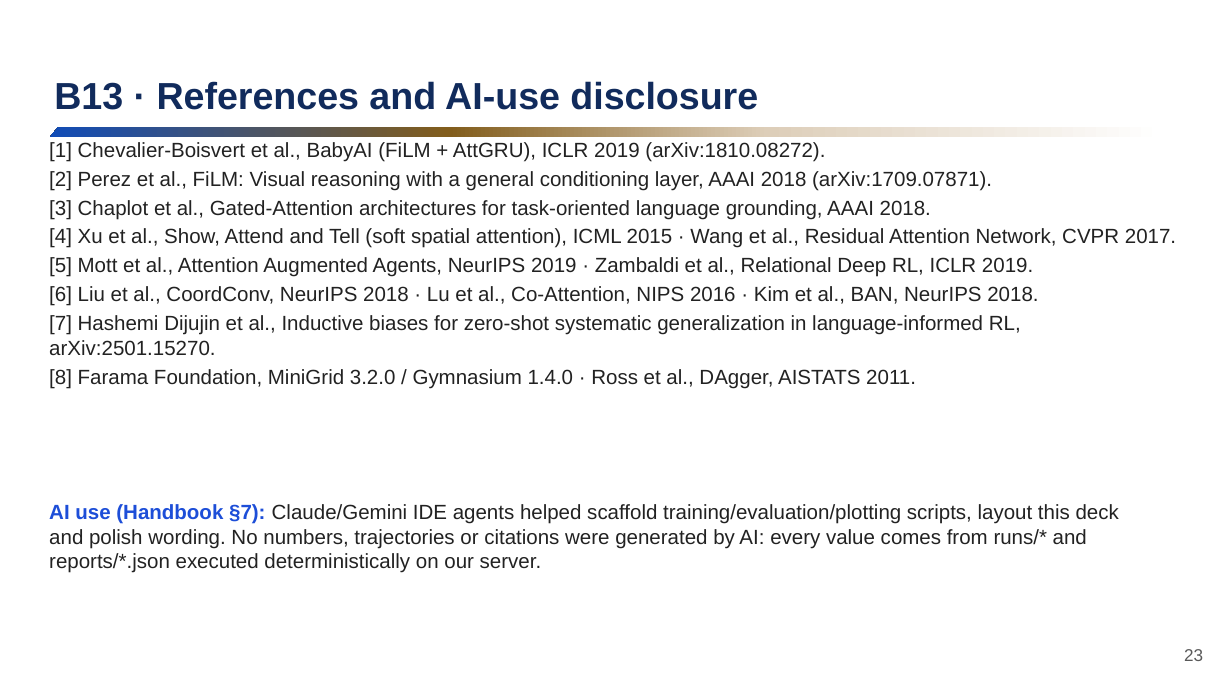
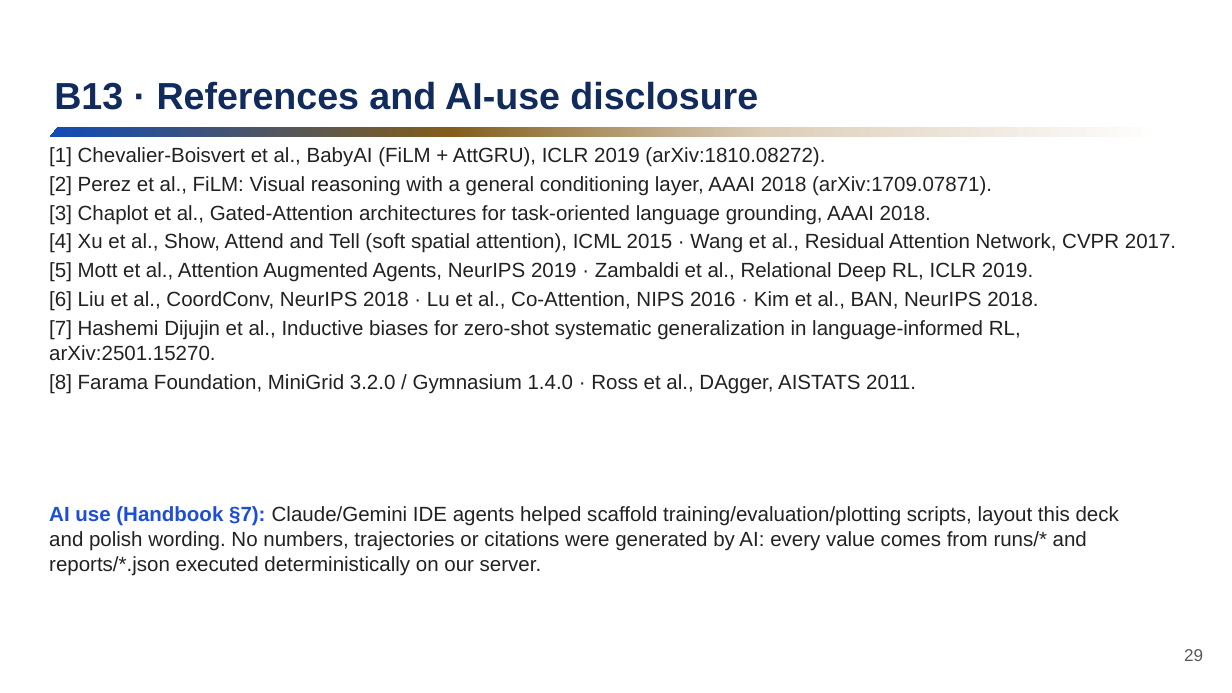
Before and after one commit to Oliver-ming/BabyAI_Exploration_with_Film, a slide deck: slide 29 of presentation/AIAA4220_Project3_Presentation.pptx (slide 23 before the commit). Drawn at 1232x693 pixels with LibreOffice and Linux fonts; fonts in the diff are those of the drawing; background and template pictures are left out. Boxes give left, top, right and bottom in pixels: in the first picture for what was removed or moved away, otherwise in the second. Text is boxed around its words. In the diff, an @@ line names an element or a change of style, - is before the commit and + after.

```diff
--- a/presentation/AIAA4220_Project3_Presentation.pptx
+++ b/presentation/AIAA4220_Project3_Presentation.pptx
@@ text "[1] Chevalier-Boisvert et al., BabyAI ...": place and size @@
-text "[1] Chevalier-Boisvert et al., BabyAI ..." at (49, 142, 1176, 389)
+text "[1] Chevalier-Boisvert et al., BabyAI ..." at (49, 147, 1176, 394)
@@ text "AI use (Handbook §7): Claude/Gemini ..." at (49, 506, 1119, 576): more space between paragraphs @@
@@ page number at (1184, 649, 1203, 661): text changed @@
-23
+29
```
Also in this commit, not shown: 16 other slides changed, 11 slides added, 5 slides removed, 43 other files.
